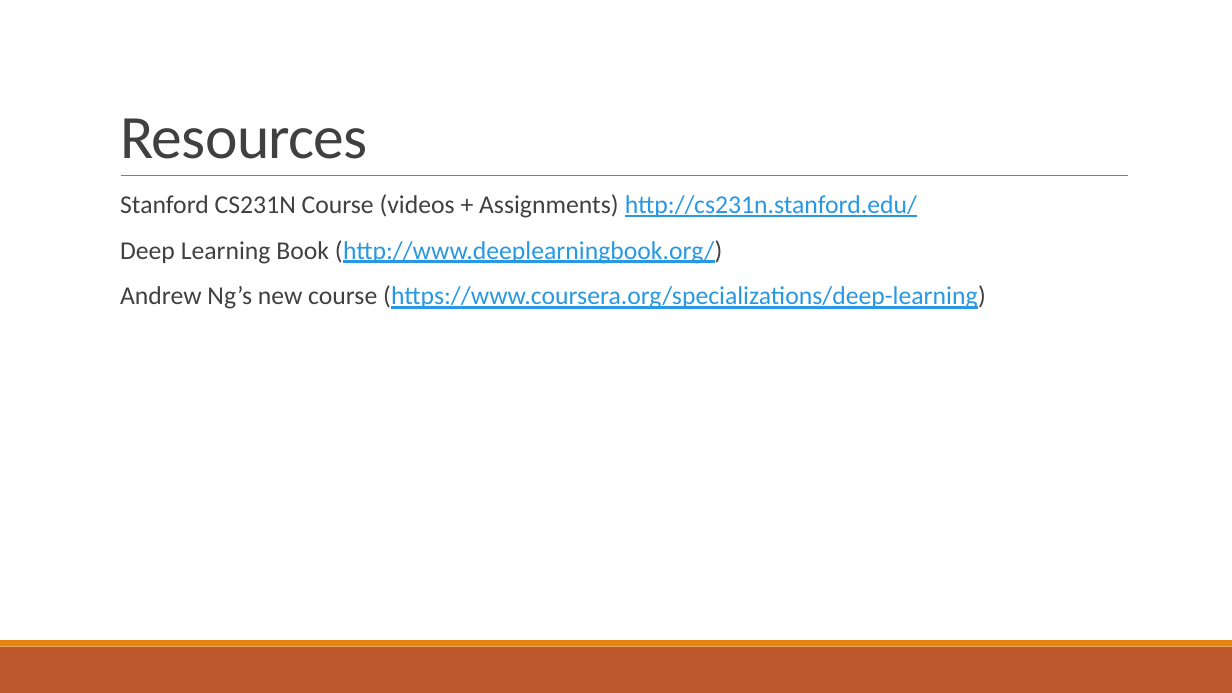
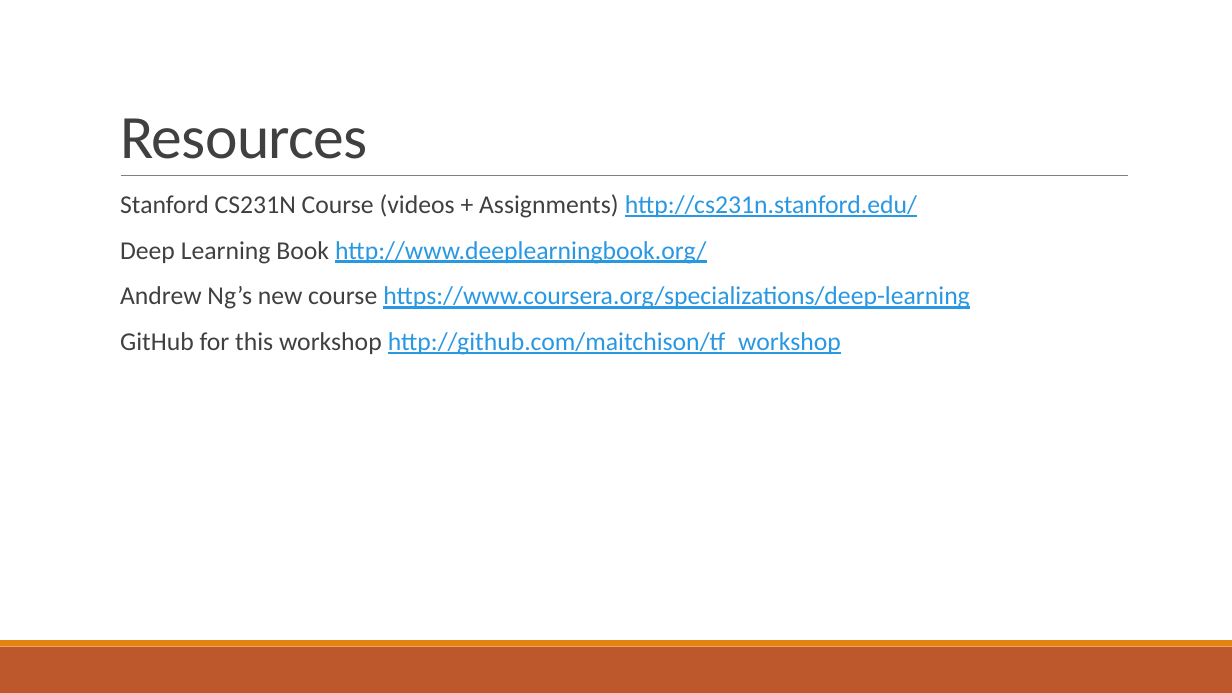
Before and after one commit to maitchison/tf_workshop, a slide deck: slide 8 of Machine Learning.pptx. Drawn at 1232x693 pixels with LibreOffice and Linux fonts; fonts in the diff are those of the drawing. Boxes give left, top, right and bottom in pixels: in the first picture for what was removed or moved away, otherwise in the second. Text is boxed around its words. In the diff, an @@ line names an element or a change of style, - is before the commit and + after.

```diff
--- a/Machine Learning.pptx
+++ b/Machine Learning.pptx
@@ text at (120,241,969,355): text changed @@
-  Deep Learning Book (http://www.deeplearningbook.org/)
-  Andrew Ng’s new course (https://www.coursera.org/specializations/deep-learning)
+  Deep Learning Book http://www.deeplearningbook.org/
+  Andrew Ng’s new course https://www.coursera.org/specializations/deep-learning
+  GitHub for this workshop http://github.com/maitchison/tf_workshop
```
Also in this commit, not shown: 2 other slides changed, 2 other files.
